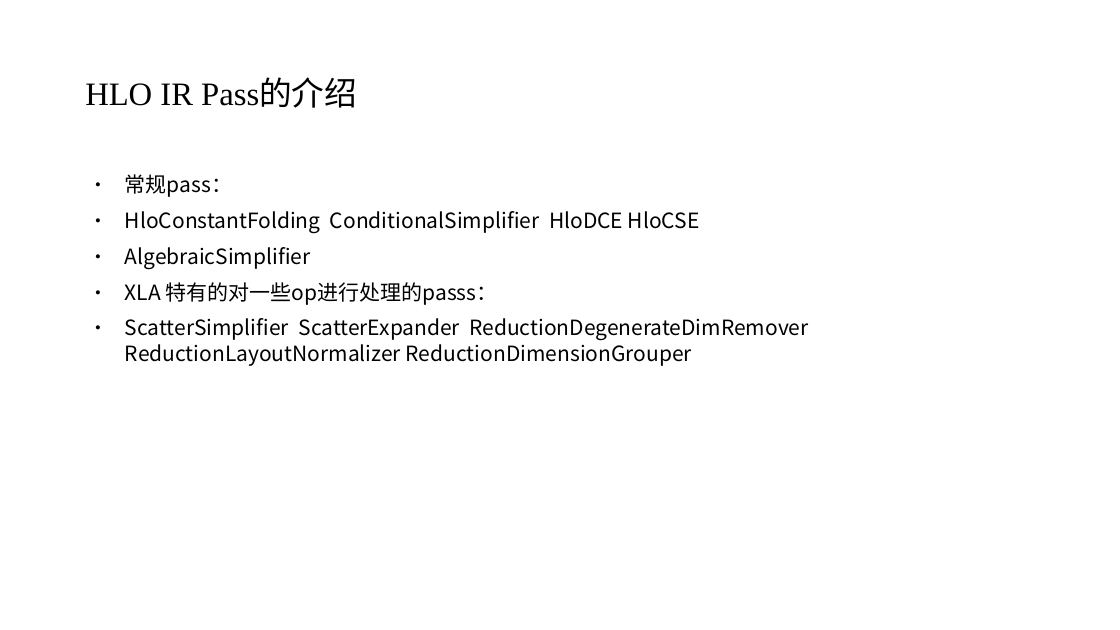
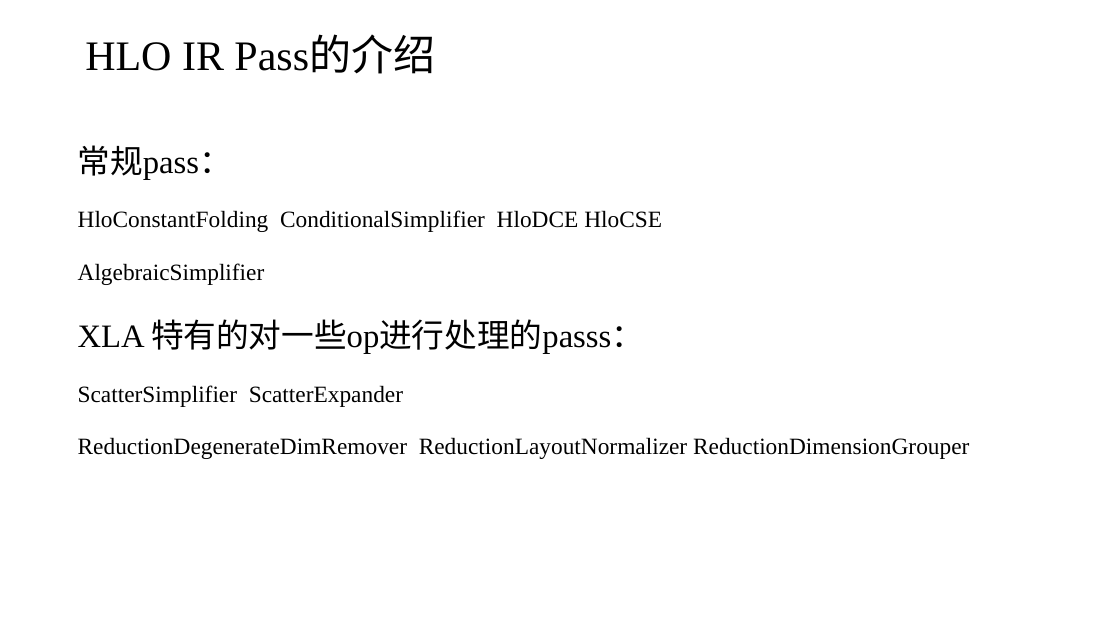
Before and after one commit to EchoWangHF/Blogs, a slide deck: slide 16 of xla/xla简介.pptx (slide 13 before the commit). Drawn at 1120x630 pixels with LibreOffice and Linux fonts; fonts in the diff are those of the drawing. Boxes give left, top, right and bottom in pixels: in the first picture for what was removed or moved away, otherwise in the second. Text is boxed around its words. In the diff, an @@ line names an element or a change of style, - is before the commit and + after.

```diff
--- a/xla/xla简介.pptx
+++ b/xla/xla简介.pptx
@@ text "HLO IR Pass的介绍": place and size @@
-text "HLO IR Pass的介绍" at (85, 79, 357, 108)
+text "HLO IR Pass的介绍" at (85, 37, 435, 74)
@@ text "HLO IR Pass的介绍" at (85, 37, 435, 74): size 28 to 36 pt @@
@@ text "常规pass：": place and size @@
-text "常规pass：" at (125, 174, 808, 366)
+text "常规pass：" at (78, 145, 969, 459)
@@ text at (78, 145, 662, 354): size 18 to 28 pt in "常规pass：", "XLA 特有的对一些op进行处理的passs："; font Noto Sans CJK SC to Times New Roman in "常规pass：", "HloConstantFolding ConditionalSimplifier HloDCE HloCSE", "AlgebraicSimplifier", "XLA 特有的对一些op进行处理的passs："; size 18 to 20 pt in "HloConstantFolding ConditionalSimplifier HloDCE HloCSE", "AlgebraicSimplifier"; bullet ● to none; line spacing 1 to 1.5 @@
@@ text at (78, 385, 969, 459): text changed; size 18 to 20 pt; font Noto Sans CJK SC to Times New Roman @@
-● ScatterSimplifier ScatterExpander ReductionDegenerateDimRemover ReductionLayoutNormalizer ReductionDimensionGrouper
+ScatterSimplifier ScatterExpander
+ReductionDegenerateDimRemover ReductionLayoutNormalizer ReductionDimensionGrouper
```
Also in this commit, not shown: 25 other slides changed, 7 slides added, 2 slides removed.
